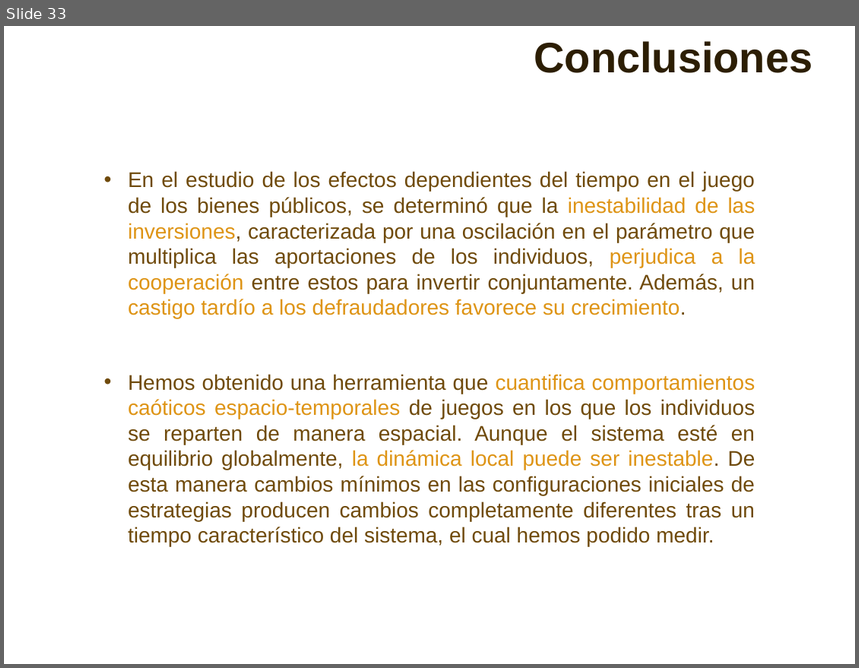
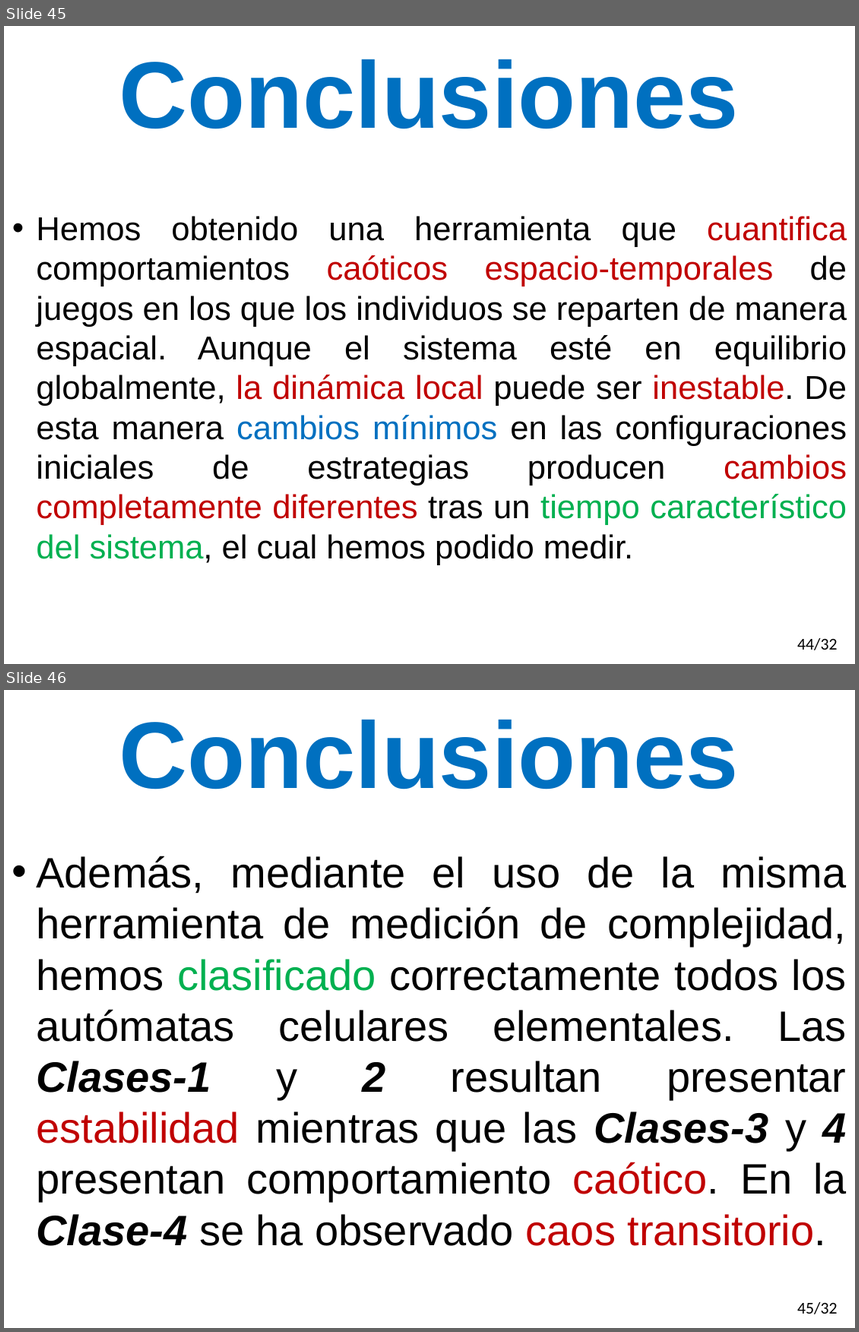
Before and after one commit to gasparalfaro/Tesis-Tesis, a slide deck: Presentacion/Thesis Presentation Gaspar Alfaro.pptx. Shown one above the other, each under a label of ours: slide 33 before the commit, slides 45 and 46 after it. The pictures are 859x668 and 859x1332 pixels, drawn with LibreOffice and Linux fonts; fonts in the diff are those of the drawing. Boxes give left, top, right and bottom in pixels: in the first picture for what was removed or moved away, otherwise in the second. Text is boxed around its words. In the diff, an @@ line names an element or a change of style, - is before the commit and + after.

```diff
--- a/Presentacion/Thesis Presentation Gaspar Alfaro.pptx
+++ b/Presentacion/Thesis Presentation Gaspar Alfaro.pptx
@@ slide 46 added at bbox=[4, 690, 855, 1328], background #FFFFFF @@
@@ text added at bbox=[120, 719, 739, 790], 80 pt, text #0070C0, bold @@
+Conclusiones
@@ text added at bbox=[36, 856, 847, 1246], 36 pt, text #000000 @@
+• Además, mediante el uso de la misma herramienta de medición de complejidad, hemos clasificado correctamente todos los autómatas celulares elementales. Las Clases-1 y 2 resultan presentar estabilidad mientras que las Clases-3 y 4 presentan comportamiento caótico. En la Clase-4 se ha observado caos transitorio.
@@ page number added at bbox=[797, 1303, 838, 1315], 14 pt, text #000000 @@
+45/32
@@ what was slide 33 is now slide 45 @@
@@ slide 45 changed as well @@
@@ text "Conclusiones" at bbox=[120, 59, 739, 129]: size 36 to 80 pt, text colour #2C1E04 to #0070C0; alignment right to centre @@
@@ text removed at bbox=[128, 171, 756, 319] @@
-• En el estudio de los efectos dependientes del tiempo en el juego de los bienes públicos, se determinó que la inestabilidad de las inversiones, caracterizada por una oscilación en el parámetro que multiplica las aportaciones de los individuos, perjudica a la cooperación entre estos para invertir conjuntamente. Además, un castigo tardío a los defraudadores favorece su crecimiento.
@@ text "Hemos obtenido una herramienta que ...": place and size @@
-text "Hemos obtenido una herramienta que ..." at bbox=[128, 374, 756, 547]
+text "Hemos obtenido una herramienta que ..." at bbox=[36, 216, 848, 566]
@@ text "Hemos obtenido una herramienta que ..." at bbox=[36, 216, 848, 566]: size 18 to 28 pt; text colour #6F4A0B to #000000 in "Hemos obtenido una herramienta que de juegos ..."; text colour #DE9415 to #C00000 in "cuantifica caóticos espacio-temporales la dinámica local ine ..."; text colour #DE9415 to #000000 in "comportamientos puede ser"; text colour #6F4A0B to #0070C0 in "cambios mínimos"; text colour #6F4A0B to #C00000 in "cambios completamente diferentes"; text colour #6F4A0B to #00B050 in "tiempo característico del sistema," @@
@@ page number added at bbox=[797, 639, 838, 651], 14 pt, text #000000 @@
+44/32
```
Also in this commit, not shown: 34 other slides changed, 22 other slides added, 6 slides removed.
